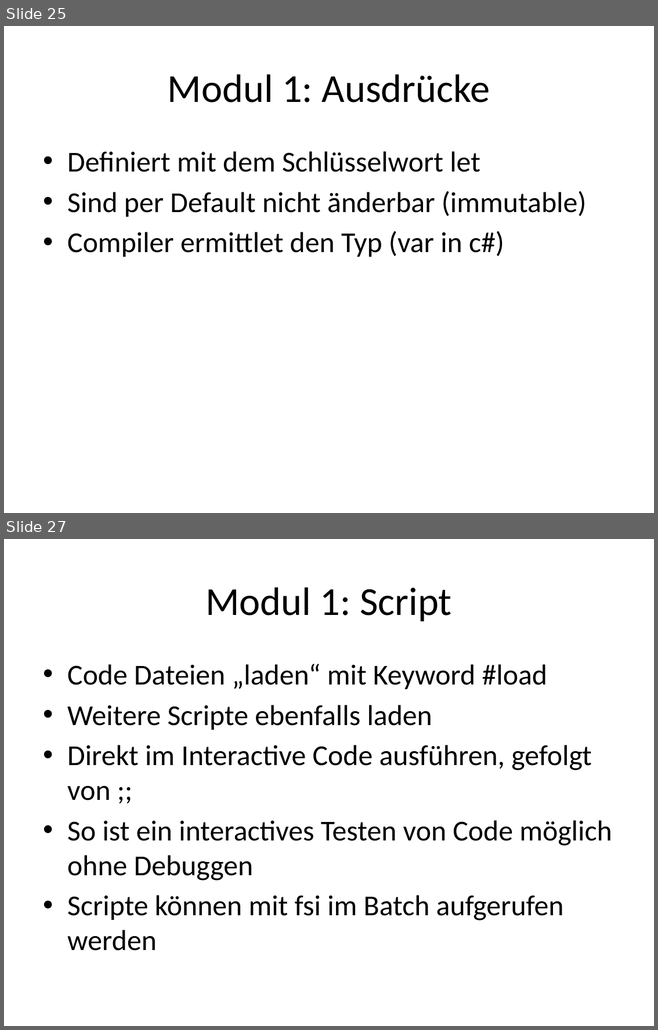
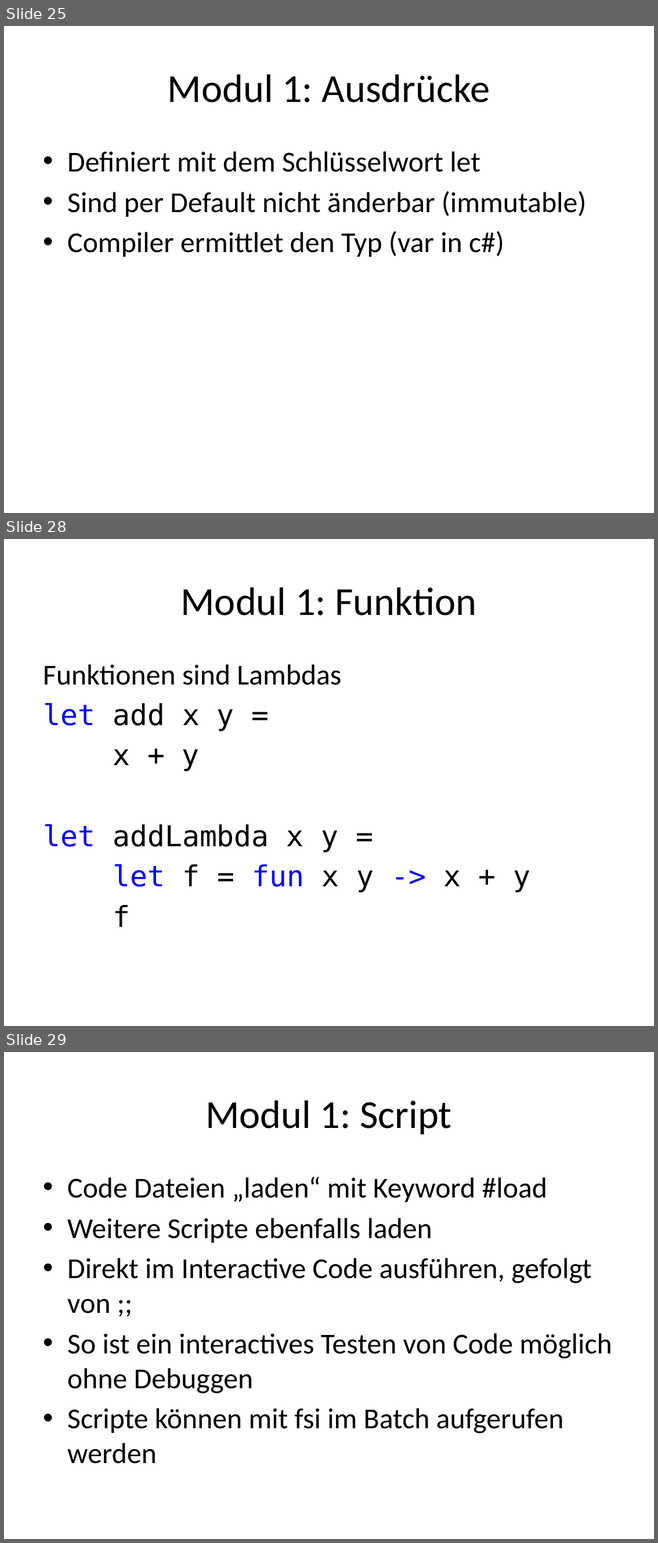
Before and after one commit to nasserbrake/Spartakiade2017, a slide deck: FSharp.pptx. Shown one above the other, each under a label of ours: slides 25 and 27 before the commit, slides 25, 28 and 29 after it; the slides between them are not shown. The pictures are 658x1030 and 658x1543 pixels, drawn with LibreOffice and Linux fonts; fonts in the diff are those of the drawing. Boxes give left, top, right and bottom in pixels: in the first picture for what was removed or moved away, otherwise in the second. Text is boxed around its words. In the diff, an @@ line names an element or a change of style, - is before the commit and + after.

Commit message:
Funktion: Parameter, Annotation.

```diff
--- a/FSharp.pptx
+++ b/FSharp.pptx
@@ slide 28 added at box(4, 539, 654, 1026), background #FFFFFF @@
@@ title added at box(180, 587, 476, 616), 44 pt, text #000000 @@
+Modul 1: Funktion
@@ text added at box(43, 664, 530, 927), 32 pt, text #000000 @@
+Funktionen sind Lambdas
+let add x y =
+x + y
+let addLambda x y =
+let f = fun x y -> x + y
+f
@@ what was slide 27 is now slide 29 @@
```
Also in this commit, not shown: 1 slide changed, 1 other slide added, 5 other files.
